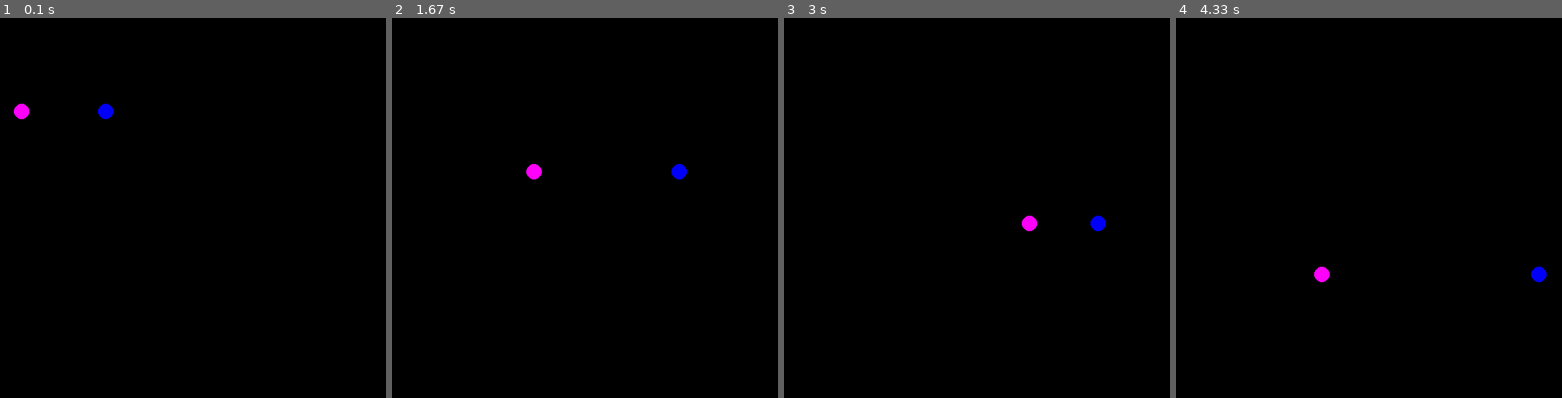
Above: before the commit, frames 1-4 (left to right).
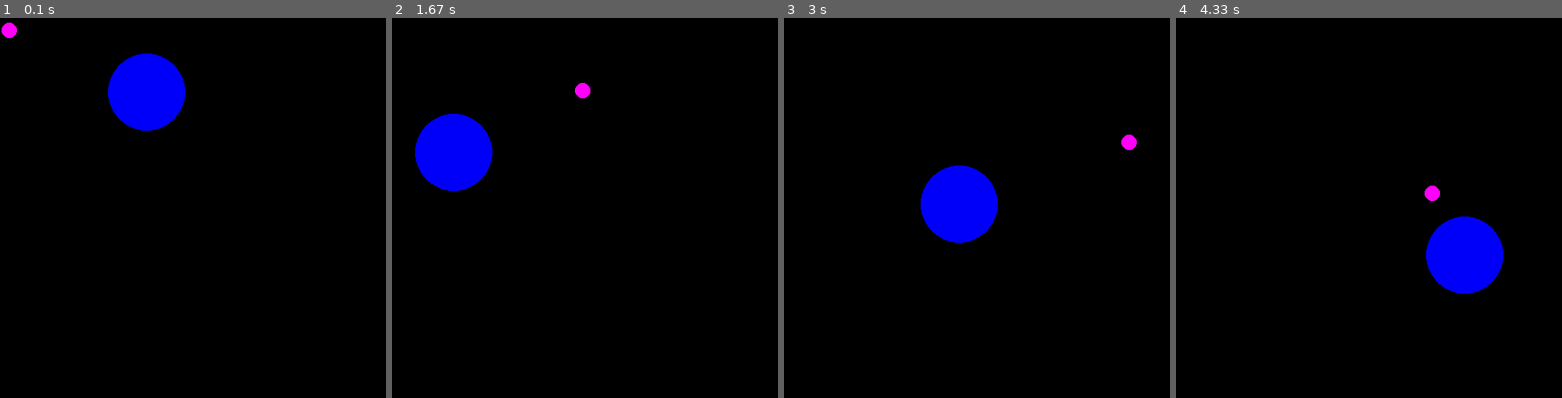
Above: after the commit, the same moments.

Repository: AntiAntiexe/PyGame-Particle-Simulator
Game: pygame game, started from fluid-sim/old_scripts/fluid_no_vect.py
Same seed, same stepped clock (60 frames per second), same inputs: the game is played once before the commit and once after it.
Inputs:
- Up to frame 1 (0.1 s): no input
- Up to frame 2 (1.67 s): no input
- Up to frame 3 (3 s): no input
- Up to frame 4 (4.33 s): no input

The runs differ from the first frame. In frame 1, 3.5% of the frame differs, in the area x 0-48%, y 1-30%; in frame 2, 3.5%, in the area x 6-77%, y 17-46%; in frame 3, 3.5%; in frame 4, 3.5%.

Commit message:
Improve Movement

Diff:
--- a/fluid-sim/old_scripts/fluid_no_vect.py
+++ b/fluid-sim/old_scripts/fluid_no_vect.py
@@ -3,27 +3,26 @@
 import math
 
 
-
 space_size = 500
 
-rate = 60 # fps
-dt = 1/rate # times step between frames
+rate = 60  # fps
+dt = 1 / rate  # times step between frames
 
 # Particle One
-y1 = 125
-x1 = 125
-#collisionDamp = 1
-velocity1 = 150
+y1 = 100
+x1 = 200
+# collisionDamp = 1
+velocity1 = -110
 gravity1 = 50
-r1 = 10
-m1 = 1
+r1 = 50
+m1 = 5
 colour1 = (0, 0, 250)
 
 # Particle two
-y2 = 125
+y2 = 20
 x2 = 20
 collisionDamp = 1
-velocity2 = 100
+velocity2 = -150
 gravity2 = 50
 r2 = 10
 m2 = 1
@@ -42,7 +41,6 @@
 # Run until the user asks to quit
 running = True
 while running:
-
     # Did the user click the window close button?
     for event in pygame.event.get():
         if event.type == pygame.QUIT:
@@ -52,32 +50,37 @@
     screen.fill((0, 0, 0))
 
     # Draw a solid white circle in the center
-    pygame.draw.circle(screen, colour1, (x1, y1),r1)
+    pygame.draw.circle(screen, colour1, (x1, y1), r1)
 
     # Draw a solid white circle in the center
     pygame.draw.circle(screen, colour2, (x2, y2), r2)
 
-    if abs(math.sqrt((x2 - x1)**2 + (y2 - y1)**2)) < r1+r2:
+    # Define math
+    if abs(math.sqrt((x2 - x1) ** 2 + (y2 - y1) ** 2)) < r1 + r2:
         v1, v2 = velocity1, velocity2
 
-        velocity1 = v1 - (2 * m2)/(m1 + m2) * (np.dot((v1 - v2), (x1 - x2)))/((math.sqrt(abs(x1- x2)**2))**2) * (x1 - x2)
-        velocity2 = v2 - (2 * m1) / (m1 + m2) * (np.dot((v2 - v1), (x2 - x1))) / ((math.sqrt(abs(x2 - x1) ** 2)) ** 2) * (x2 - x1)
+        velocity1 = v1 - (2 * m2) / (m1 + m2) * (np.dot((v1 - v2), (x1 - x2))) / (
+            (math.sqrt(abs(x1 - x2) ** 2)) ** 2
+        ) * (x1 - x2)
+        velocity2 = v2 - (2 * m1) / (m1 + m2) * (np.dot((v2 - v1), (x2 - x1))) / (
+            (math.sqrt(abs(x2 - x1) ** 2)) ** 2
+        ) * (x2 - x1)
     # Wall collisions particle one
-    if x1-r1 <= 0 or x1+r1 >= space_size:
+    if x1 - r1 <= 0 or x1 + r1 >= space_size:
         velocity1 = -velocity1
 
-    if y1-r1 <= 0 or y1+r1 >= space_size:
+    if y1 - r1 <= 0 or y1 + r1 >= space_size:
         gravity1 = -gravity1
-        #y1 = (y1-r1) * y1
-        #gravity *= -1 * collisionDamp
+        # y1 = (y1-r1) * y1
+        # gravity *= -1 * collisionDamp
 
-    if x2-r2 <= 0 or x2+r2 >= space_size:
+    if x2 - r2 <= 0 or x2 + r2 >= space_size:
         velocity2 = -velocity2
 
-    if y2-r2 <= 0 or y2+r2 >= space_size:
+    if y2 - r2 <= 0 or y2 + r2 >= space_size:
         gravity2 = -gravity2
-        #y1 = (y1-r1) * y1
-        #gravity *= -1 * collisionDamp
+        # y1 = (y1-r1) * y1
+        # gravity *= -1 * collisionDamp
 
     # Flip the display
     pygame.display.flip()
@@ -90,8 +93,6 @@
 
     x2 = x2 + velocity2 * dt
 
-
-
     # limit frame rate to desired number of frames per second.
 
     clock.tick(rate)
